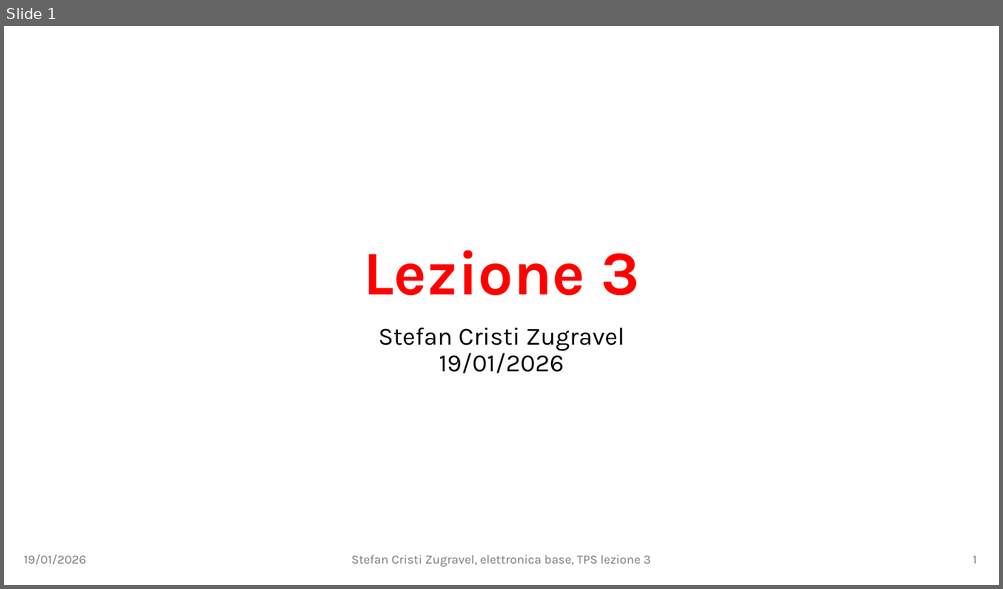
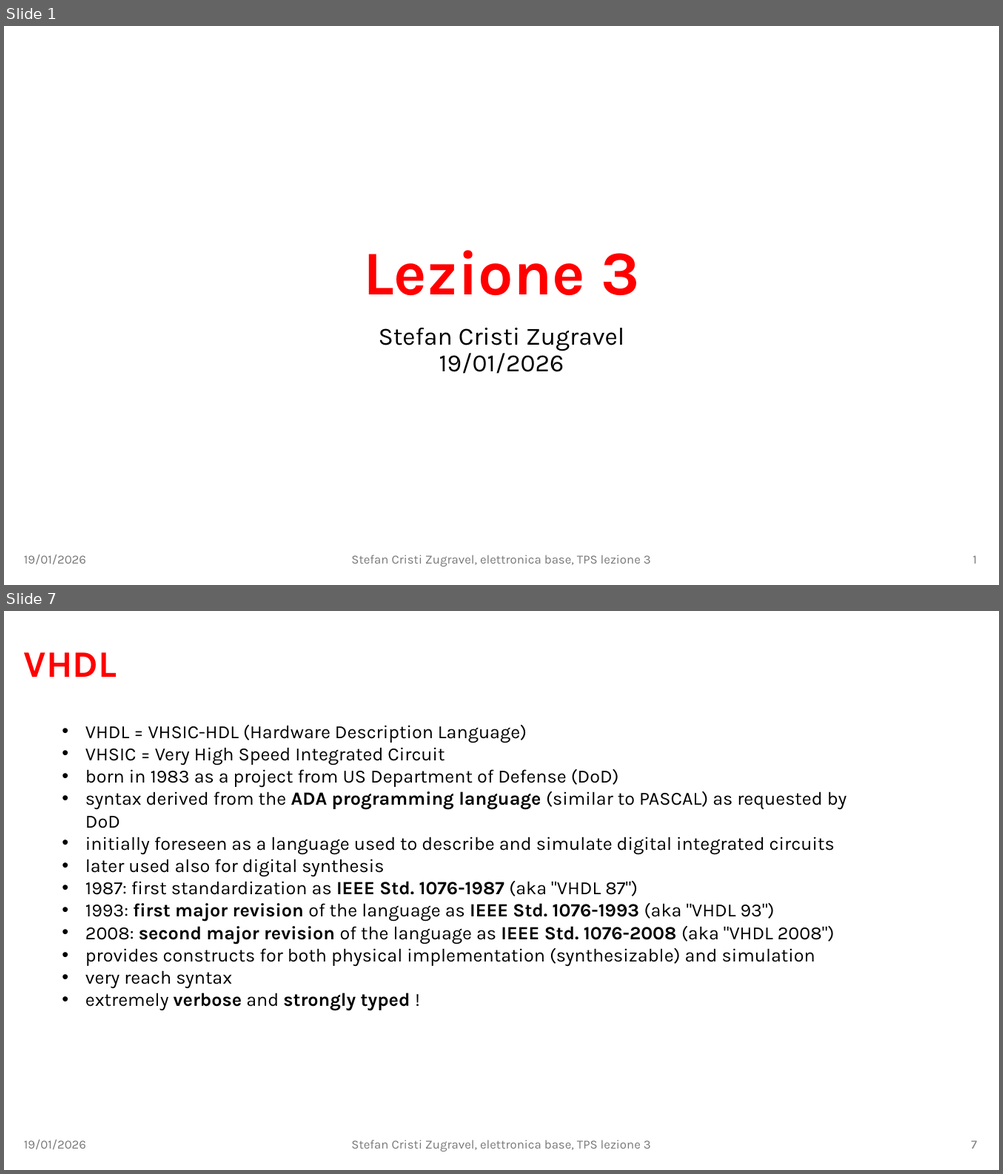
Before and after one commit to stefan-zugravel/elettronica_base, a slide deck: slides/lezione3.pptx. Shown one above the other, each under a label of ours: slide 1 before the commit, slides 1 and 7 after it; the slides between them are not shown. The pictures are 1003x589 and 1003x1174 pixels, drawn with LibreOffice and Linux fonts; fonts in the diff are those of the drawing. Boxes give left, top, right and bottom in pixels: in the first picture for what was removed or moved away, otherwise in the second. Text is boxed around its words. In the diff, an @@ line names an element or a change of style, - is before the commit and + after.

```diff
--- a/slides/lezione3.pptx
+++ b/slides/lezione3.pptx
@@ slide 7 added at bbox=[4, 611, 999, 1170], background #FFFFFF @@
@@ title added at bbox=[24, 652, 116, 677], 36 pt, text #FF0000, bold @@
+VHDL
@@ text added at bbox=[85, 725, 847, 988], 18 pt, text #000000 @@
+• VHDL = VHSIC-HDL (Hardware Description Language)
+• VHSIC = Very High Speed Integrated Circuit
+• born in 1983 as a project from US Department of Defense (DoD)
+• syntax derived from the ADA programming language (similar to PASCAL) as requested by DoD
+• initially foreseen as a language used to describe and simulate digital integrated circuits
+• later used also for digital synthesis
+• 1987: first standardization as IEEE Std. 1076-1987 (aka "VHDL 87")
+• 1993: first major revision of the language as IEEE Std. 1076-1993 (aka "VHDL 93")
+• 2008: second major revision of the language as IEEE Std. 1076-2008 (aka "VHDL 2008")
+• provides constructs for both physical implementation (synthesizable) and simulation
+• very reach syntax
+• extremely verbose and strongly typed !
@@ text added at bbox=[24, 1140, 86, 1150], 12 pt, text #797979 @@
+19/01/2026
@@ text added at bbox=[351, 1140, 651, 1152], 12 pt, text #797979 @@
+Stefan Cristi Zugravel, elettronica base, TPS lezione 3
@@ page number added at bbox=[970, 1141, 976, 1149], 12 pt, text #797979 @@
+7
```
Also in this commit, not shown: 44 other slides added.
